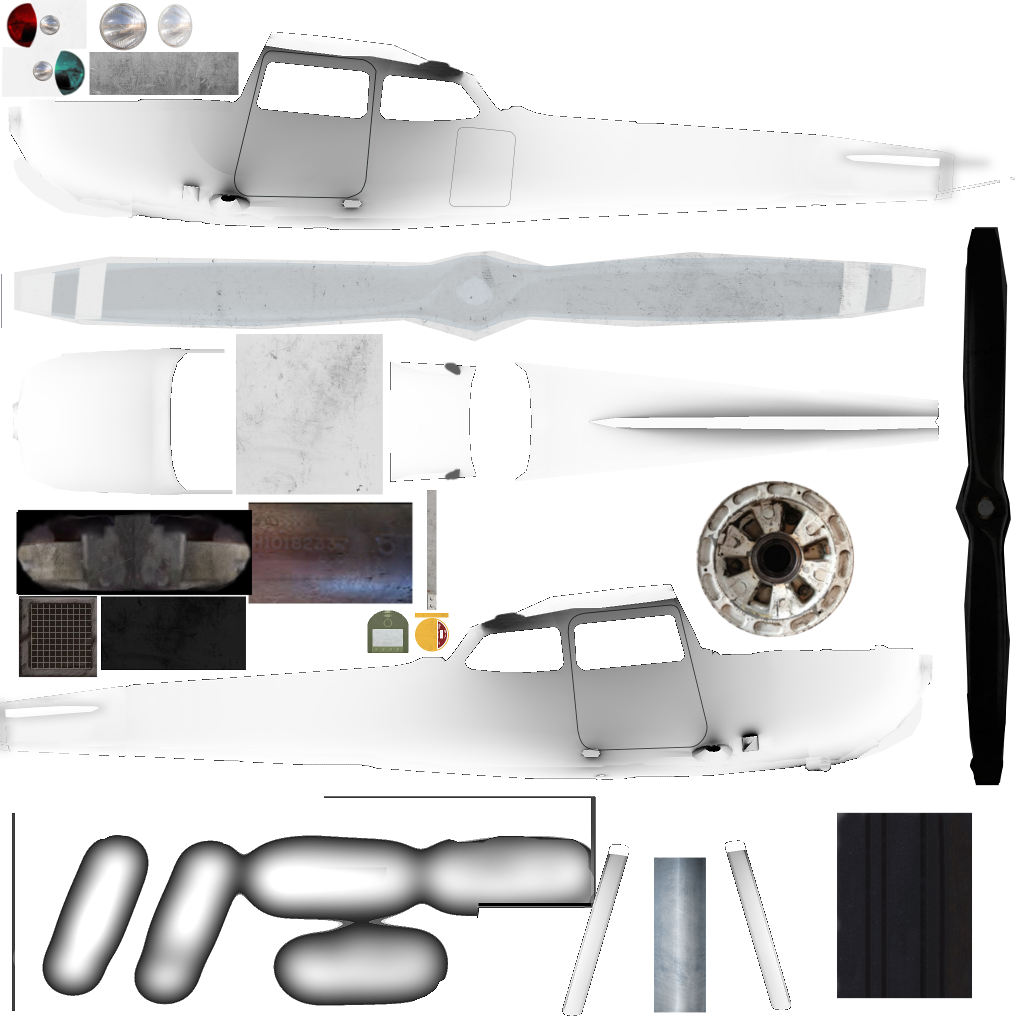
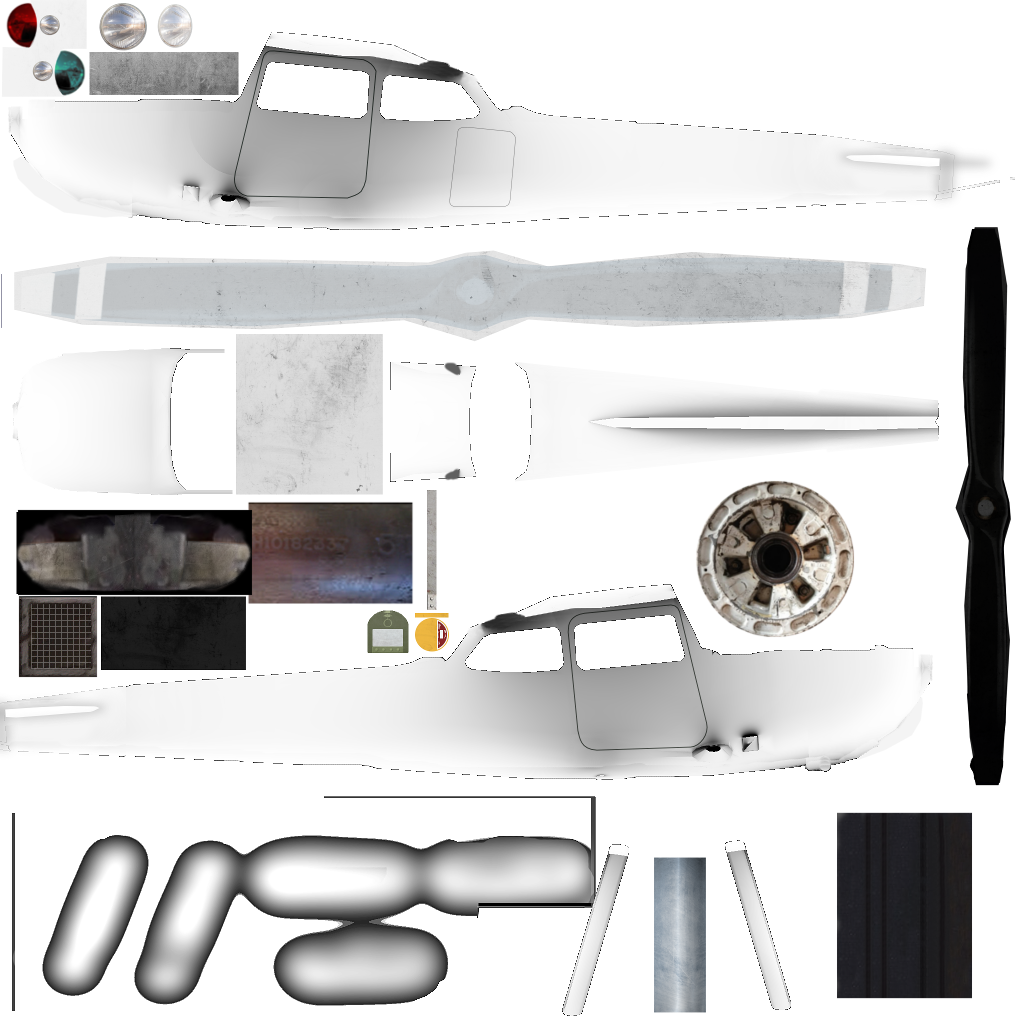
Layer changes from the first 1024 × 1024 image to the second:
added layer "Clipboard" above "other objects" over (328, 188, 620, 768)
